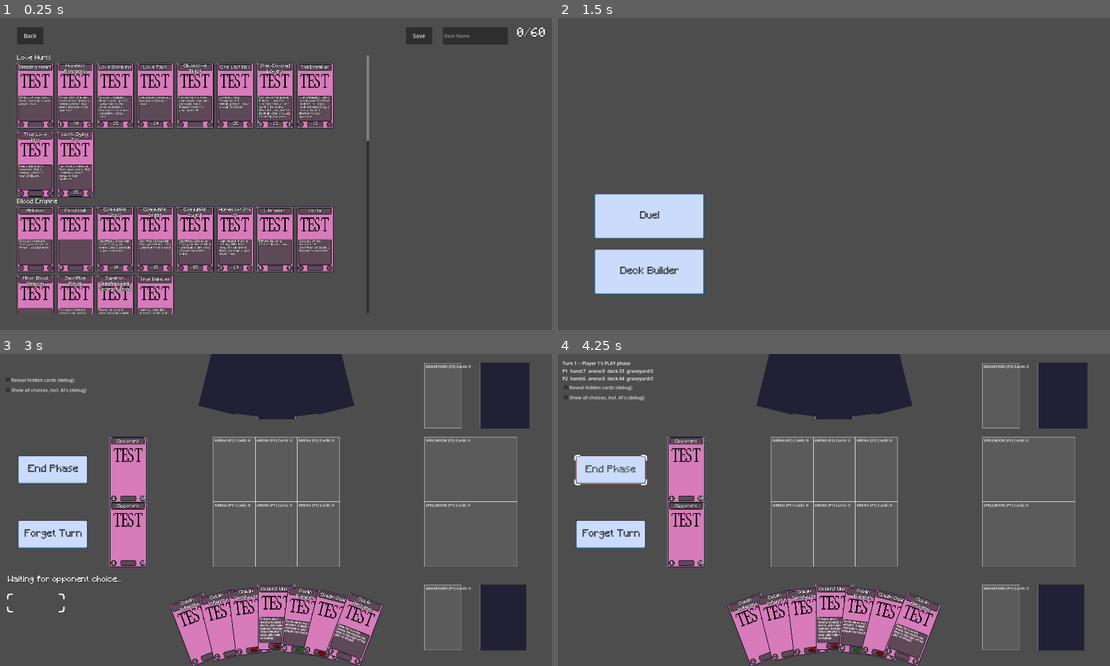
Above: before the commit, frames 1-4 (two rows, left to right).
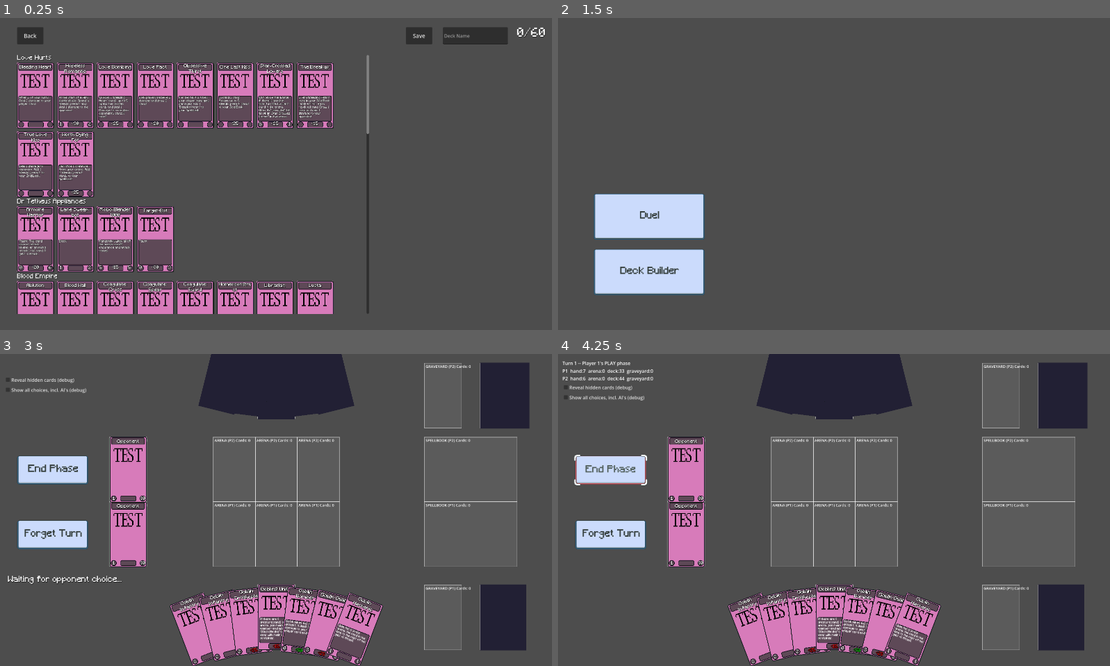
Above: after the commit, the same moments.

Repository: KT0mi/KT0mi_Card_Game_Godot
Game: Godot game, scene res://Scenes/DeckBuilder.tscn
Two runs of this game, one before a commit and one after it. Both use one fixed random seed, a clock stepped at 60 frames per second and the inputs below. This scene is started directly instead of the project's main scene.
Inputs (mouse positions are in pixels of both pictures, inside the frame that each line leads up to):
- Up to frame 1 (0.25 s): no input
- Up to frame 2 (1.5 s): click (1032, 36) at 0.52 s; type "Alex" at 0.6 s; click "Back" at 1.25 s
- Up to frame 3 (3 s): click "Duel" at 2 s; click "CONFIRM" at 2.75 s
- Up to frame 4 (4.25 s): click "End Phase" at 3.5 s

The runs differ from the first frame. In frame 1, 8.8% of the frame differs, in the area x 3-67%, y 36-95%; in frame 2, nothing differs; in frame 3, less than 0.1%; in frame 4, less than 0.1%.

Commit message:
Added new cards using the newCheckSystem api;

Diff:
--- /dev/null
+++ b/Cards/Test/TestQuarentine/CLC/armoire_warrior.gd
@@ -0,0 +1,24 @@
+extends CreatureCardDefinition
+
+func _init() -> void:
+	id = &"armoire_warrior"
+	card_name = "Armoire Warrior"
+	card_text = "Taunt. This card cannot attack. Whenever anything attacks this card, it gets -1 Attack."
+	gate = CardGate.BasicGate(20)
+	attack = 0
+	endurance = 6
+	sets = ["dr_tetheus_appliances"]
+
+func is_battle_ready(_card: CardInstance) -> bool:
+	return false
+
+func _build_abilities() -> Array[Ability]:
+	return [
+		CardKeywords.TAUNT_ABILITY(),
+		Ability.new(
+			Events.ATTACK_RESOLVED,
+			func(c:CardInstance, e:AttackEvent):
+				GameActions.try_add_attack_modifier(e.attacker, StatModifer.delta(-1, c)),
+			func(c:CardInstance, e:AttackEvent)->bool: return e.target == c
+		)
+	]
--- /dev/null
+++ b/Cards/Test/TestQuarentine/CLC/lane_sweepbot.gd
@@ -0,0 +1,13 @@
+extends CreatureCardDefinition
+
+func _init() -> void:
+	id = &"lane_sweepbot"
+	card_name = "Lane Sweep-bot"
+	card_text = "Block"
+	gate = CardGate.None()
+	attack = 1
+	endurance = 2
+	sets = ["dr_tetheus_appliances"]
+
+func _build_abilities() -> Array[Ability]:
+	return [CardKeywords.BLOCK_ABILITY()]
--- /dev/null
+++ b/Cards/Test/TestQuarentine/CLC/robo_blender_1000.gd
@@ -0,0 +1,38 @@
+extends CreatureCardDefinition
+
+func _init() -> void:
+	id = &"robo_blender_1000"
+	card_name = "Robo-Blender 1000"
+	card_text = "Randomly switch all of the arena card's endurance and attack values."
+	gate = CardGate.BasicGate(15)
+	attack = 5
+	endurance = 5
+	sets = ["dr_tetheus_appliances"]
+
+func _build_abilities() -> Array[Ability]:
+	return [
+		Ability.new(
+			Events.PLAY_CARD_RESOLVED,
+			_robo_blender_effect,
+			func(c:CardInstance, e:PlayCardEvent)->bool: return e.card == c
+		)
+	]
+
+func _robo_blender_effect(card : CardInstance, _e : PlayCardEvent) -> void:
+	var targets := GameState.all_cards_in_arena()
+	var stat_bag : Array[int] = []
+
+	for t:CardInstance in targets.duplicate():
+		stat_bag.append(t.get_attack())
+		stat_bag.append(t.get_endurance())
+
+	stat_bag.shuffle()
+	for t:CardInstance in targets.duplicate():
+		var a : int = stat_bag.pop_back()
+		await GameActions.try_add_attack_modifier(t, StatModifer.new(
+			func(_v)->int: return a, card, "Attack = %d" % a)
+		)
+		var e : int = stat_bag.pop_back()
+		await GameActions.try_add_attack_modifier(t, StatModifer.new(
+			func(_v)->int: return e, card, "Endurance = %d" % e)
+		)
--- /dev/null
+++ b/Cards/Test/TestQuarentine/CLC/targetbot.gd
@@ -0,0 +1,13 @@
+extends CreatureCardDefinition
+
+func _init() -> void:
+	id = &"target_bot"
+	card_name = "Target-Bot"
+	card_text = "Taunt"
+	gate = CardGate.BasicGate(30)
+	attack = 0
+	endurance = 3
+	sets = ["dr_tetheus_appliances"]
+
+func _build_abilities() -> Array[Ability]:
+	return [CardKeywords.TAUNT_ABILITY()]
--- /dev/null
+++ b/Cards/Test/TestQuarentine/SLA/hand_the_fire.gd
@@ -0,0 +1,19 @@
+extends SpellCardDefinition
+
+func _init() -> void:
+	id = &"hand_the_fire"
+	card_name = "Hand the Fire"
+	card_text = "Your opponent draws 1 card: Deal 2 damage to their player card."
+	gate = CardGate.None()
+	cast_type = CastType.INSTANT
+	sets = ["fiery_tradition"]
+
+
+func resolve_effect(card: CardInstance, _event: PlayCardEvent) -> void:
+	await GameActions.draw_cards(GameState.opponent_of(card.owner), 1, DrawCardEvent.Reason.EFFECT)
+
+	await DamagePipeline.apply_damage(
+		GameState.opponent_of(card.owner).get_player_card(),
+		CheckSystem.effect_damage_of(card, 2),
+		card
+	)
--- /dev/null
+++ b/Cards/Test/TestQuarentine/SLA/lava_geyser.gd
@@ -0,0 +1,21 @@
+extends SpellCardDefinition
+
+func _init() -> void:
+	id = &"lava_geyser"
+	card_name = "Lava Geyser"
+	card_text = "Deal 3 damage to the opponent and 2 to you"
+	gate = CardGate.BasicGate(25)
+	cast_type = CastType.INSTANT
+	sets = ["fiery_tradition"]
+
+func resolve_effect(card: CardInstance, _event: PlayCardEvent) -> void:
+	await DamagePipeline.apply_damage(
+		GameState.opponent_of(card.owner).get_player_card(),
+		CheckSystem.effect_damage_of(card, 3),
+		card
+	)
+	await DamagePipeline.apply_damage(
+		GameState.opponent_of(card.owner).get_player_card(),
+		CheckSystem.effect_damage_of(card, 2),
+		card
+	)
--- /dev/null
+++ b/Cards/Test/TestQuarentine/SLA/mahuikas_nail.gd
@@ -0,0 +1,21 @@
+extends SpellCardDefinition
+
+func _init() -> void:
+	id = &"mahuikas_nail"
+	card_name = "Mahuika's Nail"
+	card_text = "Deal 8 damage randomly devided by all arena cards and the opponent's player card"
+	gate = CardGate.BasicGate(20)
+	cast_type = CastType.INSTANT
+	sets = ["fiery_tradition"]
+
+func resolve_effect(card: CardInstance, _event: PlayCardEvent) -> void:
+	var candidates : Array[CardInstance] = []
+	candidates.append_array(GameState.all_cards_in_arena())
+	candidates.append(GameState.opponent_of(card.owner).get_player_card())
+
+	for i in range(8):
+		await DamagePipeline.apply_damage(
+			candidates.pick_random(),
+			CheckSystem.effect_damage_of(card, 1),
+			card
+			)
--- /dev/null
+++ b/Cards/Test/TestQuarentine/SLA/maui_trickster_hero.gd
@@ -0,0 +1,39 @@
+extends CreatureCardDefinition
+
+func _init() -> void:
+	id = &"maui_trickster_hero"
+	card_name = "Maui: The Trickster Hero"
+	card_text = "At the start of your Draw Phase: X is a random number between 0 and 3. All 'Magma Burst' cards do X damage."
+	is_special = true
+	gate = CardGate.BasicGate(20)
+	attack = 4
+	endurance = 3
+	sets = ["fiery_tradition"]
+
+const DAMAGE_COUNTER := &"mth_damage"
+
+func _build_abilities() -> Array[Ability]:
+	return [
+		Ability.new(
+			Events.PLAY_CARD_RESOLVED,
+			func(c:CardInstance,_e): c.set_counter(DAMAGE_COUNTER, randi_range(0,3)),
+			func(c:CardInstance,e:PlayCardEvent) -> bool: return e.card == c
+		),
+		Ability.new(
+			Events.DRAW_PHASE_START,
+			func(c:CardInstance,_e): c.set_counter(DAMAGE_COUNTER, randi_range(0,3)),
+			func(c:CardInstance,e:PhaseEvent) -> bool: return e.player == c.owner
+		)
+	]
+
+func _build_continuous_effects() -> Array[ContinuousEffect]:
+	return [
+		ContinuousEffect.new(
+			ContinuousEffect.Kind.EFFECT_DAMAGE,
+			func(_src:CardInstance,dc:CardInstance) -> bool:
+				return  dc.definition.damage_tags.has(&"magma_burst"),
+			func(_v: int, src:CardInstance) -> int:
+				return src.get_counter(DAMAGE_COUNTER),
+			ContinuousEffect.Layer.SET
+		)
+	]
--- /dev/null
+++ b/Cards/Test/TestQuarentine/SLA/quick_flame.gd
@@ -0,0 +1,16 @@
+extends SpellCardDefinition
+
+func _init() -> void:
+	id = &"quick_flame"
+	card_name = "Quick Flame"
+	card_text = "Deal 3 damage to the opponent"
+	gate = CardGate.new(CardGate.GateType.INTERVAL, 24, 24,25)
+	cast_type = CastType.INSTANT
+	sets = ["fiery_tradition"]
+
+func resolve_effect(card: CardInstance, _event: PlayCardEvent) -> void:
+	await DamagePipeline.apply_damage(
+		GameState.opponent_of(card.owner).get_player_card(),
+		CheckSystem.effect_damage_of(card, 3),
+		card
+	)
--- a/Scenes/TestScene.tscn
+++ b/Scenes/TestScene.tscn
@@ -179,3 +179,12 @@
 size_flags_horizontal = 0
 theme = ExtResource("7_c264a")
 text = "CONFIRM"
+
+[node name="BattleButton" type="Button" parent="UI/ChoicePresenter" unique_id=499134172]
+layout_mode = 0
+offset_left = 1216.0
+offset_top = 576.0
+offset_right = 1408.0
+offset_bottom = 640.0
+theme = ExtResource("7_c264a")
+text = "BATTLE!"
--- a/Scripts/SceneScripts/ChoicePresenter.gd
+++ b/Scripts/SceneScripts/ChoicePresenter.gd
@@ -4,6 +4,7 @@
 @onready var prompt_label: Label = $ChoiceLabelContainer/PromptLabel
 @onready var selection_label: Label = $ChoiceLabelContainer/SelectionLabel
 @onready var confirm_button: Button = $ChoiceLabelContainer/ConfirmButton
+@onready var battle_button : Button = $BattleButton
 
 enum State {IDLE, LOCAL_CHOICE, WAITING_FOR_OTHER_PLAYER}
 var _state: State = State.IDLE
@@ -14,6 +15,9 @@
 func _ready() -> void:
 	visible = false
 	confirm_button.pressed.connect(_on_confirm_pressed)
+	battle_button.pressed.connect(_on_confirm_pressed)
+	battle_button.visible = false
+	HoverHandler.register_hover(battle_button)
 	HoverHandler.register_hover(confirm_button)
 	ChoiceManager.choice_requested.connect(begin)
 	ChoiceManager.choice_resolved.connect(_on_choice_resolved)
@@ -25,6 +29,7 @@
 	selection_label.text = "%d/%d selected" % [_selected.size(), _request.max_count]
 
 	confirm_button.disabled =  not _request.is_valid(_selected)
+	battle_button.disabled =  not _request.is_valid(_selected)
 
 #region Generic Methods
 
@@ -119,10 +124,23 @@
 #region CardChoiceRequest presenting methods
 
 func setup_card_choice(request: CardChoiceRequest) -> void:
-	_set_cards_for_choice(request)
+	match request.context.origin:
+		ChoiceContext.Origin.BATTLE:
+			confirm_button.visible=false
+			battle_button.visible=true
+			_set_cards_for_choice(request)
+		_:
+			_set_cards_for_choice(request)
 
 func _card_request_cleanup(request : CardChoiceRequest) -> void:
 	_clear_card_selection()
+
+	match request.context.origin:
+		ChoiceContext.Origin.BATTLE:
+			battle_button.visible=false
+			confirm_button.visible=true
+		_:
+			pass
 
 	for card in request.card_options:
 		var node := CardViewManager.card_node_for(card)
--- a/Scripts/SceneScripts/HoverHandler.gd
+++ b/Scripts/SceneScripts/HoverHandler.gd
@@ -64,6 +64,9 @@
 	control.mouse_entered.connect(_on_control_entered.bind(control))
 	#control.mouse_exited.connect(unfocus.bind(control))
 	control.tree_exiting.connect(unfocus.bind(control), CONNECT_ONE_SHOT)
+	control.visibility_changed.connect(unfocus.bind(control))
+
+
 
 func _on_control_entered(control: Control) -> void:
 	if control is BaseButton and control.disabled:
Not shown, added: Cards/Test/TestQuarentine/CLC/armoire_warrior.gd.uid
Not shown, added: Cards/Test/TestQuarentine/CLC/lane_sweepbot.gd.uid
Not shown, added: Cards/Test/TestQuarentine/CLC/robo_blender_1000.gd.uid
Not shown, added: Cards/Test/TestQuarentine/CLC/targetbot.gd.uid
Not shown, added: Cards/Test/TestQuarentine/SLA/hand_the_fire.gd.uid
Not shown, added: Cards/Test/TestQuarentine/SLA/lava_geyser.gd.uid
Not shown, added: Cards/Test/TestQuarentine/SLA/mahuikas_nail.gd.uid
Not shown, added: Cards/Test/TestQuarentine/SLA/maui_trickster_hero.gd.uid
Not shown, added: Cards/Test/TestQuarentine/SLA/quick_flame.gd.uid
